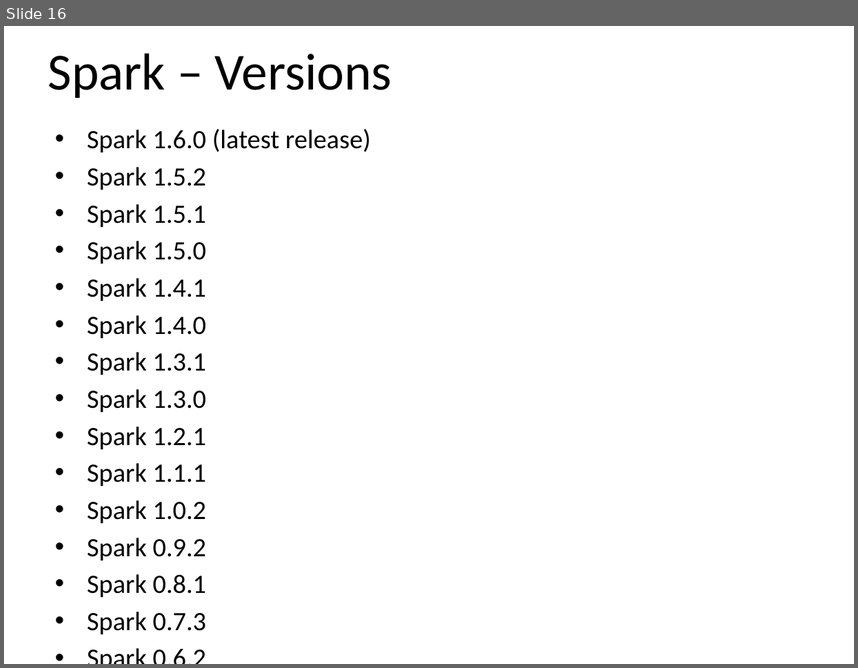
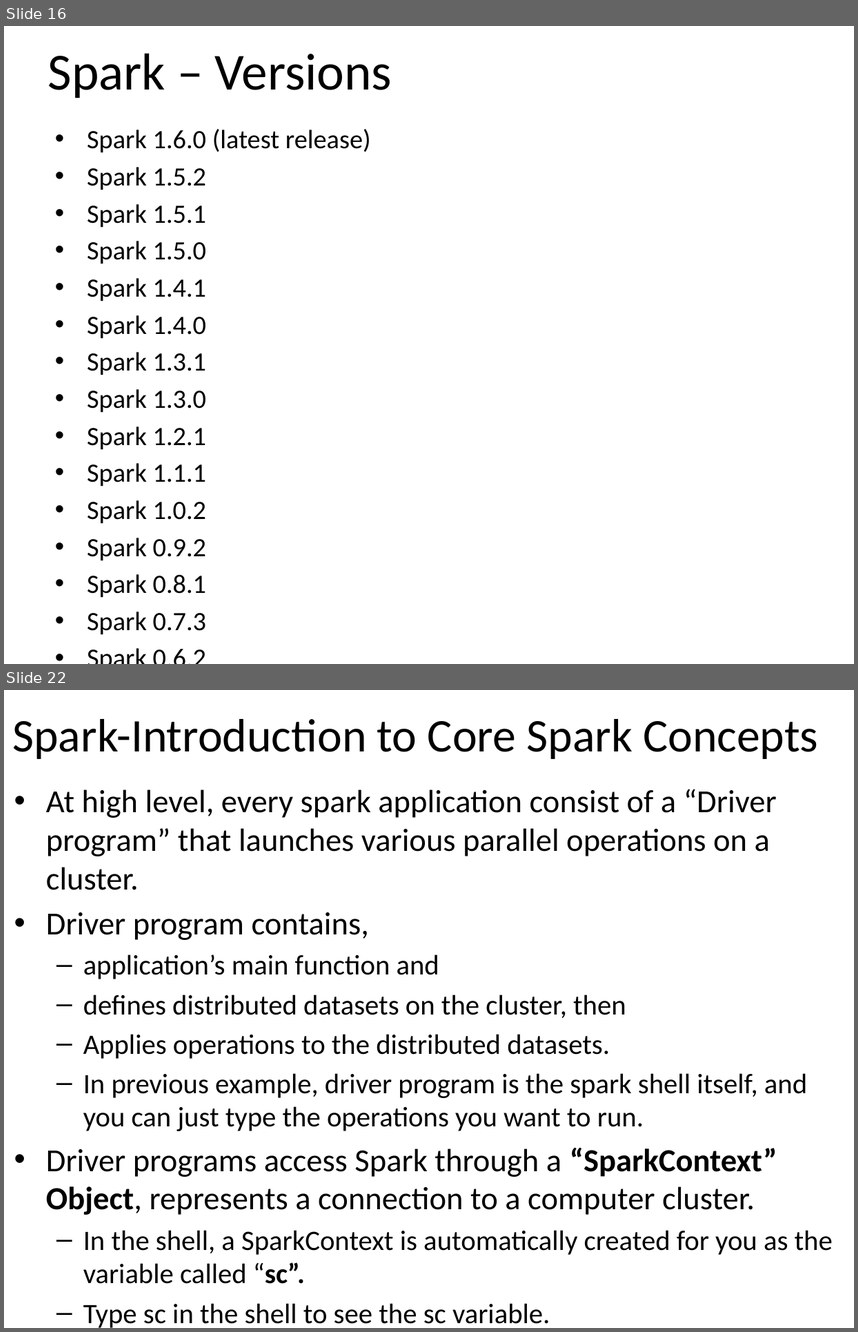
Before and after one commit to email2dorababu/SCALA_Reading, a slide deck: Spark_PPT/Spark_part1.pptx. Shown one above the other, each under a label of ours: slide 16 before the commit, slides 16 and 22 after it; the slides between them are not shown. The pictures are 858x668 and 858x1332 pixels, drawn with LibreOffice and Linux fonts; fonts in the diff are those of the drawing. Boxes give left, top, right and bottom in pixels: in the first picture for what was removed or moved away, otherwise in the second. Text is boxed around its words. In the diff, an @@ line names an element or a change of style, - is before the commit and + after.

```diff
--- a/Spark_PPT/Spark_part1.pptx
+++ b/Spark_PPT/Spark_part1.pptx
@@ slide 22 added at bbox=[4, 690, 854, 1328], background #FFFFFF @@
@@ title added at bbox=[12, 719, 818, 759], 39.6 pt, text #000000 @@
+Spark-Introduction to Core Spark Concepts
@@ text added at bbox=[46, 789, 833, 1328], 23.8 pt, text #000000 @@
+• At high level, every spark application consist of a “Driver program” that launches various parallel operations on a cluster.
+• Driver program contains,
+  – application’s main function and
+  – defines distributed datasets on the cluster, then
+  – Applies operations to the distributed datasets.
+  – In previous example, driver program is the spark shell itself, and you can just type the operations you want to run.
+• Driver programs access Spark through a “SparkContext” Object, represents a connection to a computer cluster.
+  – In the shell, a SparkContext is automatically created for you as the variable called “sc”.
+  – Type sc in the shell to see the sc variable.
+  – org.apache.spark.SparkContext = org.apache.spark.SparkContext@209918
```
Also in this commit, not shown: 1 slide changed, 18 other slides added, 1 slide removed.
